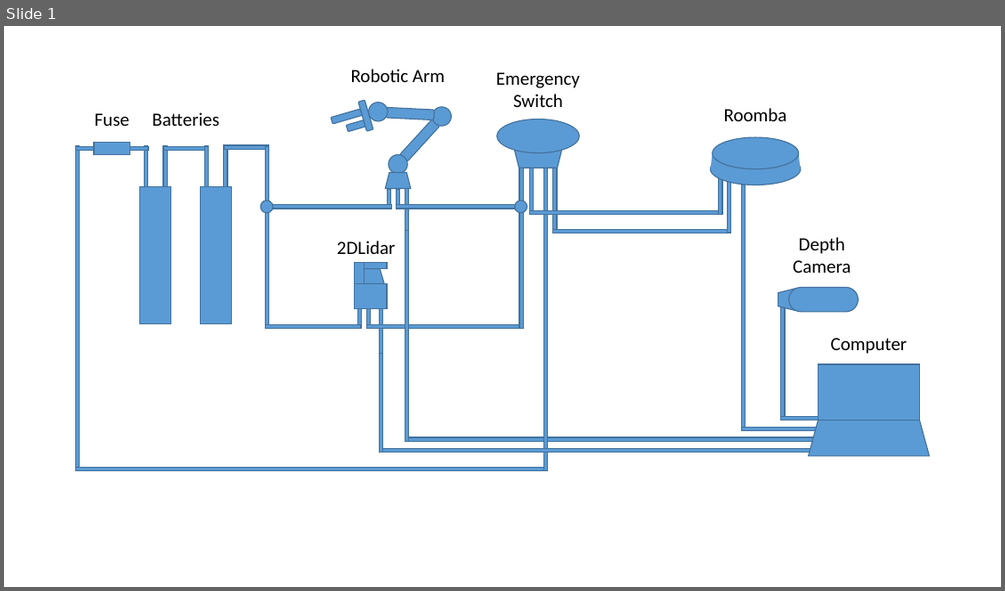
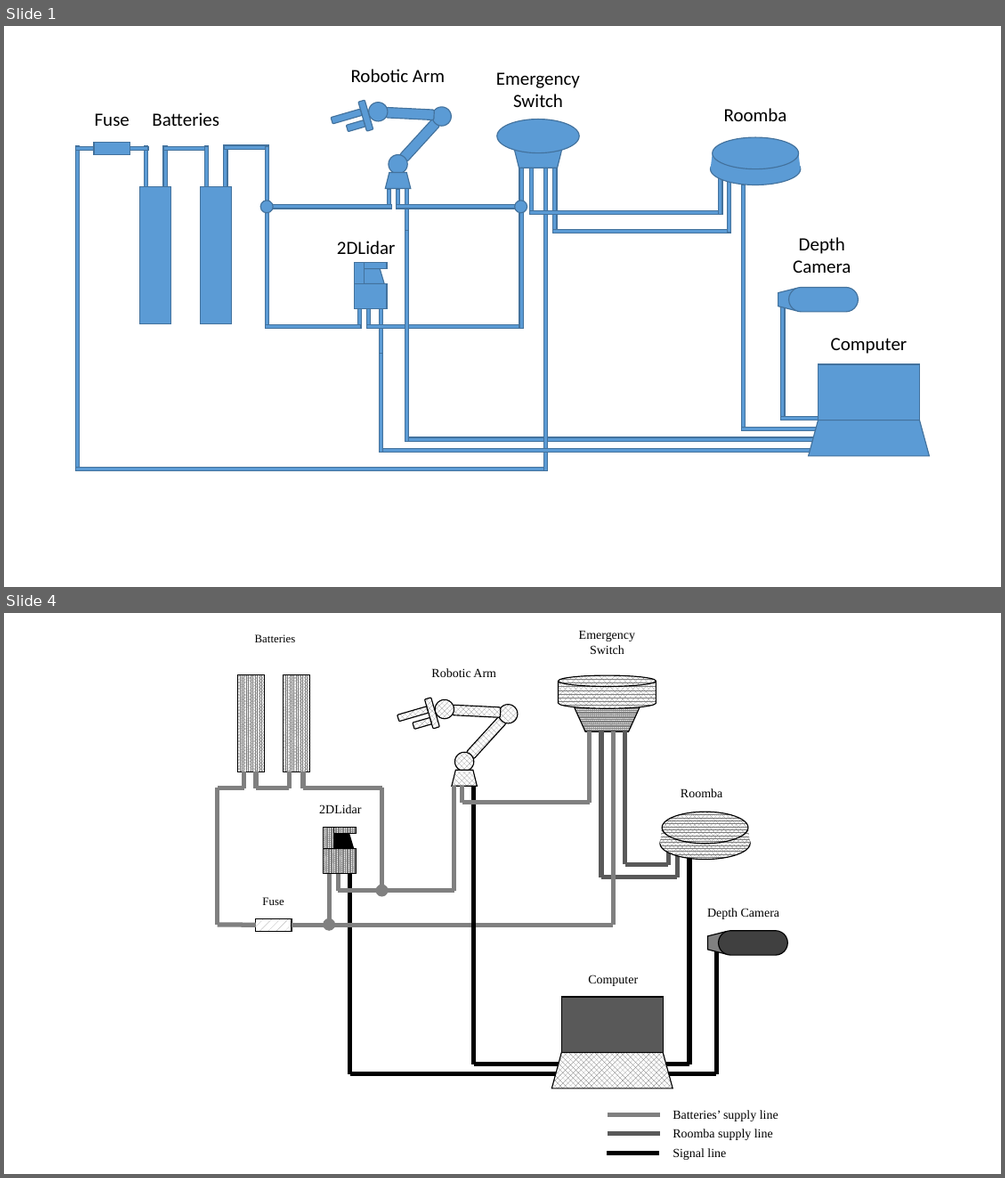
Before and after one commit to HARUYA-YUDA/report, a slide deck: report/fig_wiring_diagram.pptx. Shown one above the other, each under a label of ours: slide 1 before the commit, slides 1 and 4 after it; the slides between them are not shown. The pictures are 1005x591 and 1005x1178 pixels, drawn with LibreOffice and Linux fonts; fonts in the diff are those of the drawing. Boxes give left, top, right and bottom in pixels: in the first picture for what was removed or moved away, otherwise in the second. Text is boxed around its words. In the diff, an @@ line names an element or a change of style, - is before the commit and + after.

```diff
--- a/report/fig_wiring_diagram.pptx
+++ b/report/fig_wiring_diagram.pptx
@@ slide 4 added at [4, 613, 1001, 1174], background #FFFFFF @@
@@ group added at [217, 630, 788, 1159]: 34 lines, 11 texts, 7 rectangles, 7 ellipses, 6 rounded rectangles, 5 trapezoids, 1 flow chart manual operation, 1 flow chart magnetic drum @@
+Fuse
+Roomba
+Depth Camera
+Robotic Arm
+Batteries
+Emergency
+Switch
+2DLidar
+Computer
+Batteries’ supply line
+Roomba supply line
+Signal line
```
Also in this commit, not shown: 2 other slides added, 13 other files.
